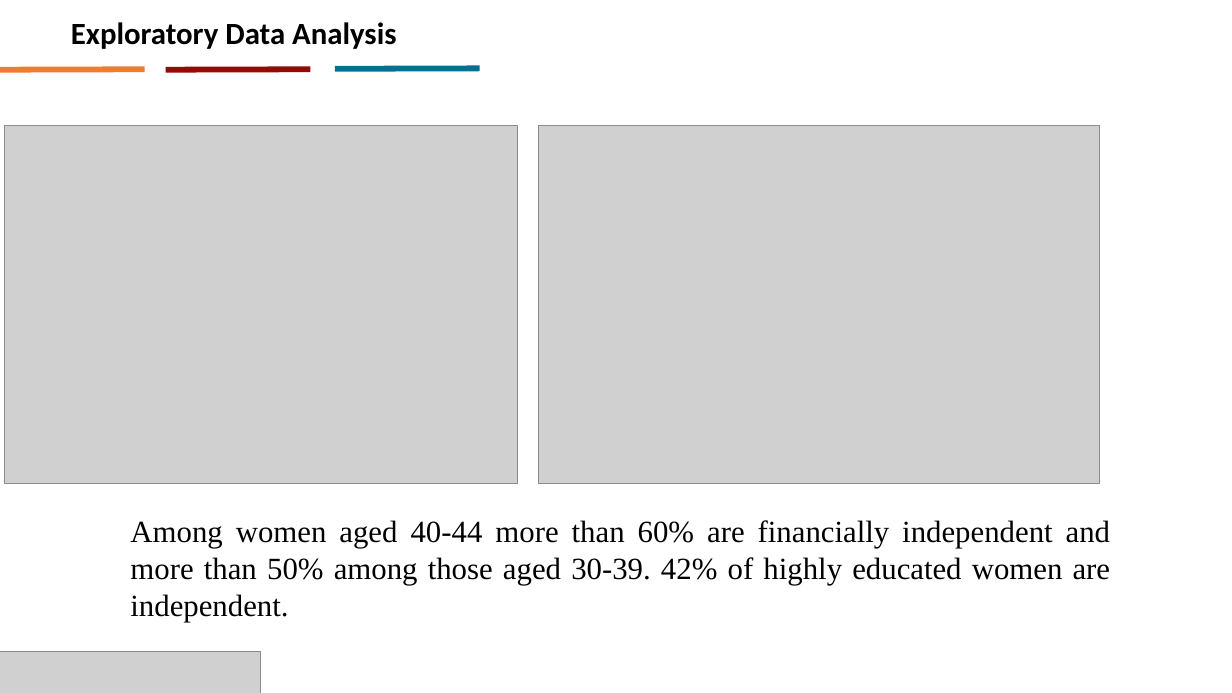
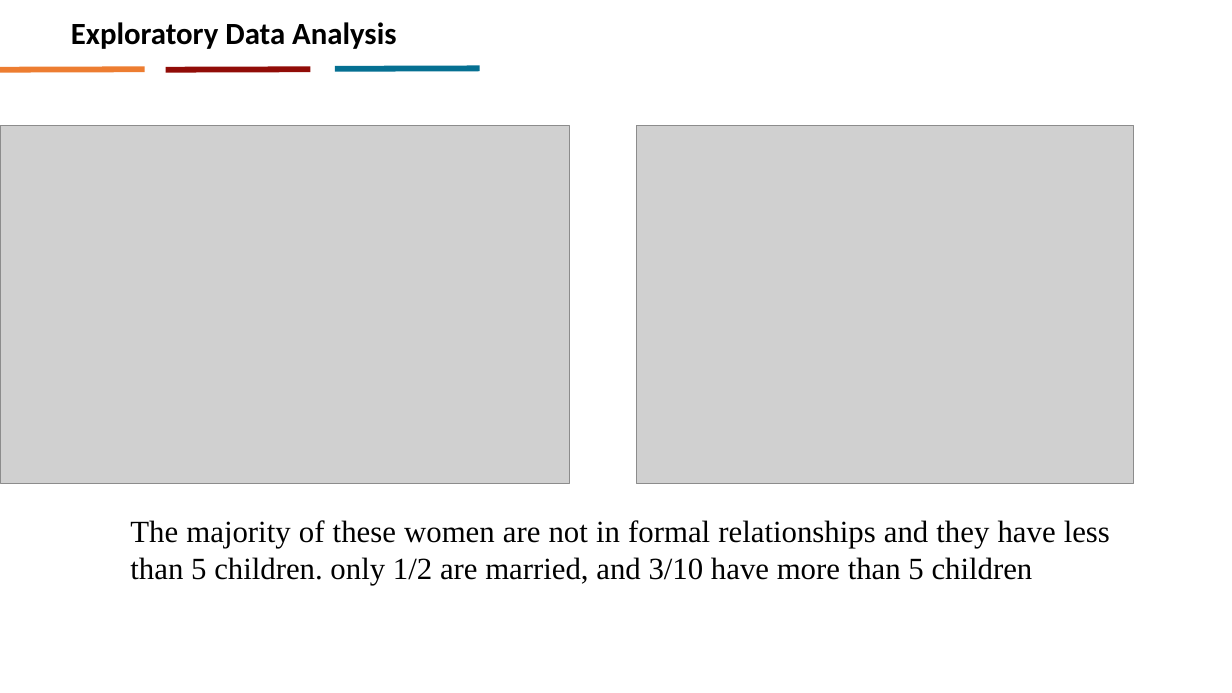
Before and after one commit to gothie348/Final-project, a slide deck: slide 9 of capstone prentation [Autosaved].pptx (slide 6 before the commit). Drawn at 1232x693 pixels with LibreOffice and Linux fonts; fonts in the diff are those of the drawing; grey boxes stand for pictures. Boxes give left, top, right and bottom in pixels: in the first picture for what was removed or moved away, otherwise in the second. Text is boxed around its words. In the diff, an @@ line names an element or a change of style, - is before the commit and + after.

```diff
--- a/capstone prentation [Autosaved].pptx
+++ b/capstone prentation [Autosaved].pptx
@@ picture: place and size @@
-picture at (4, 126, 517, 483)
+picture at (1, 126, 569, 483)
@@ picture: place and size @@
-picture at (539, 126, 1100, 483)
+picture at (636, 126, 1134, 483)
@@ text at (130, 520, 1110, 585): text changed @@
-Among women aged 40-44 more than 60% are financially independent and more than 50% among those aged 30-39. 42% of highly educated women are independent.
+The majority of these women are not in formal relationships and they have less than 5 children. only 1/2 are married, and 3/10 have more than 5 children
@@ picture removed at (0, 652, 261, 693) @@
```
Also in this commit, not shown: 7 other slides changed, 2 slides added.
